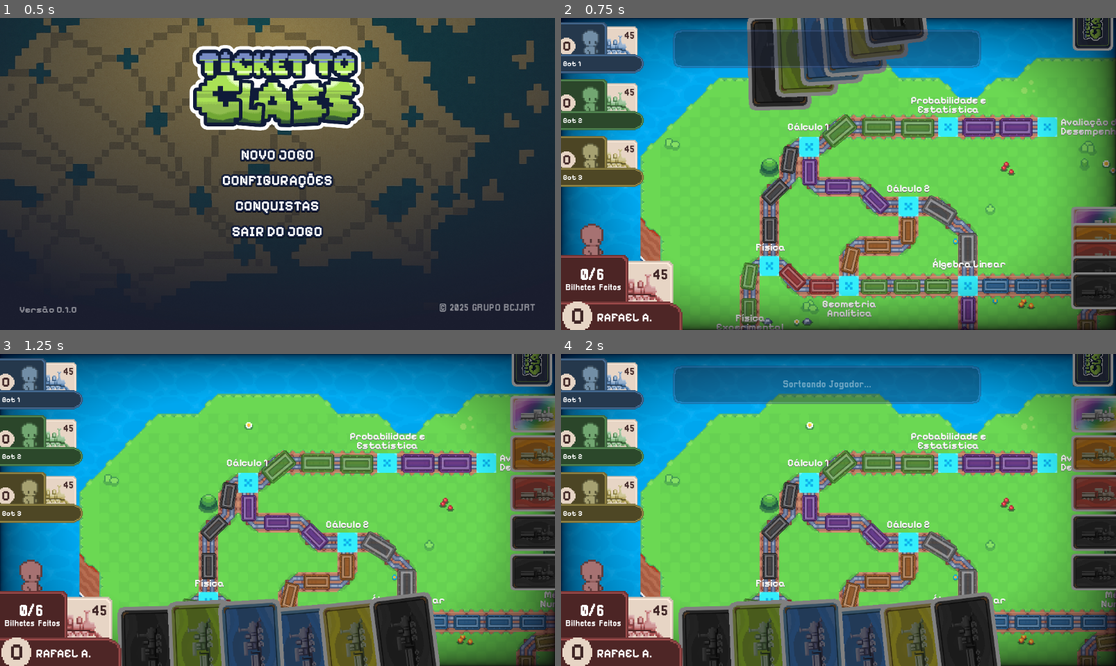
Above: before the commit, frames 1-4 (two rows, left to right).
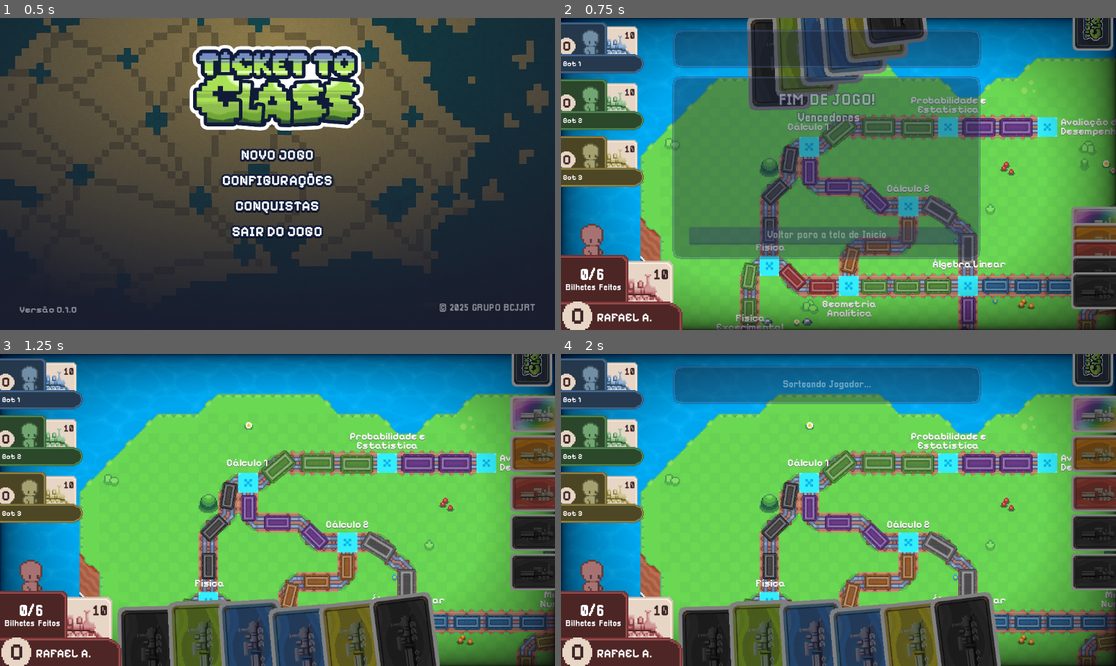
Above: after the commit, the same moments.

Repository: rafaamparo/ticket-to-ride-es2
Game: Godot game, scene res://scenes/main_menu.tscn
Same seed, same stepped clock (60 frames per second), same inputs: the game is played once before the commit and once after it.
Inputs (mouse positions are in pixels of both pictures, inside the frame that each line leads up to):
- Up to frame 1 (0.5 s): no input
- Up to frame 2 (0.75 s): tap Enter at 0.5 s; drag from (838, 155) to (894, 105) at 0.52 s
- Up to frame 3 (1.25 s): no input
- Up to frame 4 (2 s): click (1093, 357) at 1.25 s

Frame 1 is identical in both runs. In frame 2, 31% of the frame differs, in the area x 11-76%, y 4-84%; in frame 3, 0.5%; in frame 4, 0.5%.

Commit message:
feat: update player and bot train counts, add winner dialog and player ranking display

Diff:
--- a/game_assets/classes/jogador.gd
+++ b/game_assets/classes/jogador.gd
@@ -3,7 +3,7 @@
 const QTD_CARTAS_BOT = 6
 var nome: String = "Jogador BOT"
 var isBot: bool = false
-var trens: int = 45
+var trens: int = 10
 var pontos: int = 0
 var cor: int = 0
 var cartas: Array[GameCard] = []
--- a/scenes/game_scene.tscn
+++ b/scenes/game_scene.tscn
@@ -17,6 +17,7 @@
 [ext_resource type="Script" path="res://scripts/gerenciador_comprar_cartas.gd" id="11_s3pss"]
 [ext_resource type="Script" path="res://scripts/loja_cartas_container.gd" id="16_sihrp"]
 [ext_resource type="PackedScene" uid="uid://cjdsv5y8v0rrs" path="res://scenes/text_dialog.tscn" id="17_mc33u"]
+[ext_resource type="PackedScene" uid="uid://b83mimx0susfj" path="res://scenes/winner-dialog.tscn" id="18_5dgpw"]
 [ext_resource type="PackedScene" uid="uid://l5chwiwvylhx" path="res://scenes/botao_comprar_carta.tscn" id="18_20m12"]
 
 [sub_resource type="Environment" id="Environment_cns0p"]
@@ -2024,12 +2025,19 @@
 grow_horizontal = 2
 grow_vertical = 2
 script = ExtResource("16_sihrp")
+metadata/_edit_lock_ = true
 
 [node name="TextDialog" parent="GUI" instance=ExtResource("17_mc33u")]
 offset_left = 232.0
 offset_top = 24.0
 offset_right = -280.0
 offset_bottom = -544.0
+
+[node name="Winner-dialog" parent="GUI" instance=ExtResource("18_5dgpw")]
+offset_left = -25.0
+offset_top = -13.0
+offset_right = -25.0
+offset_bottom = -13.0
 
 [node name="BotaoComprarCarta" parent="GUI" instance=ExtResource("18_20m12")]
 offset_left = 1062.0
--- /dev/null
+++ b/scenes/player_winner_box.tscn
@@ -0,0 +1,20 @@
+[gd_scene load_steps=3 format=3 uid="uid://nuc8cg4fmeht"]
+
+[ext_resource type="FontFile" uid="uid://cqbqjave1reac" path="res://game_assets/fonts/pixelifysans/PixelifySans-Medium.ttf" id="1_clf6d"]
+[ext_resource type="Script" path="res://scripts/player_winner_box.gd" id="1_u1pbm"]
+
+[node name="PlayerBox" type="HBoxContainer"]
+script = ExtResource("1_u1pbm")
+
+[node name="PlayerName" type="Label" parent="."]
+layout_mode = 2
+size_flags_horizontal = 3
+theme_override_fonts/font = ExtResource("1_clf6d")
+theme_override_font_sizes/font_size = 21
+text = "1. Rafael A."
+
+[node name="Points" type="Label" parent="."]
+layout_mode = 2
+theme_override_fonts/font = ExtResource("1_clf6d")
+theme_override_font_sizes/font_size = 21
+text = "800 Pontos"
--- /dev/null
+++ b/scenes/winner-dialog.tscn
@@ -0,0 +1,105 @@
+[gd_scene load_steps=5 format=3 uid="uid://b83mimx0susfj"]
+
+[ext_resource type="Script" path="res://scripts/winner_dialog.gd" id="1_61ehc"]
+[ext_resource type="Texture2D" uid="uid://dm0y18w0dwtm6" path="res://game_assets/caixa_de_texto_grande.png" id="2_yigv7"]
+[ext_resource type="FontFile" uid="uid://c8fybhkuxj3li" path="res://game_assets/fonts/pixellari/Pixellari.ttf" id="3_gk38s"]
+
+[sub_resource type="StyleBoxFlat" id="StyleBoxFlat_dbron"]
+bg_color = Color(0.193575, 0.247086, 0.389311, 1)
+border_width_bottom = 3
+border_color = Color(0.143575, 0.188242, 0.303335, 1)
+corner_radius_top_left = 3
+corner_radius_top_right = 3
+corner_radius_bottom_right = 3
+corner_radius_bottom_left = 3
+corner_detail = 19
+expand_margin_top = 7.0
+expand_margin_bottom = 5.0
+
+[node name="Winner-dialog" type="Control"]
+layout_mode = 3
+anchors_preset = 8
+anchor_left = 0.5
+anchor_top = 0.5
+anchor_right = 0.5
+anchor_bottom = 0.5
+grow_horizontal = 2
+grow_vertical = 2
+size_flags_horizontal = 6
+size_flags_vertical = 6
+script = ExtResource("1_61ehc")
+
+[node name="Imagem" type="TextureRect" parent="."]
+layout_mode = 1
+anchors_preset = 8
+anchor_left = 0.5
+anchor_top = 0.5
+anchor_right = 0.5
+anchor_bottom = 0.5
+offset_left = -320.0
+offset_top = -40.0
+offset_right = 320.0
+offset_bottom = 40.0
+grow_horizontal = 2
+grow_vertical = 2
+texture = ExtResource("2_yigv7")
+
+[node name="MarginContainer" type="MarginContainer" parent="Imagem"]
+layout_mode = 1
+anchors_preset = 15
+anchor_right = 1.0
+anchor_bottom = 1.0
+grow_horizontal = 2
+grow_vertical = 2
+theme_override_constants/margin_left = 35
+theme_override_constants/margin_top = 35
+theme_override_constants/margin_right = 35
+theme_override_constants/margin_bottom = 35
+
+[node name="VBoxContainer" type="VBoxContainer" parent="Imagem/MarginContainer"]
+layout_mode = 2
+theme_override_constants/separation = 8
+alignment = 1
+
+[node name="Section_Title" type="Label" parent="Imagem/MarginContainer/VBoxContainer"]
+custom_minimum_size = Vector2(0, 20)
+layout_mode = 2
+theme_override_colors/font_outline_color = Color(0.205757, 0.20567, 0.355018, 1)
+theme_override_constants/outline_size = 10
+theme_override_fonts/font = ExtResource("3_gk38s")
+theme_override_font_sizes/font_size = 32
+text = "FIM DE JOGO!"
+horizontal_alignment = 1
+vertical_alignment = 1
+autowrap_mode = 3
+
+[node name="VencedoresContainer" type="VBoxContainer" parent="Imagem/MarginContainer/VBoxContainer"]
+layout_mode = 2
+size_flags_vertical = 3
+theme_override_constants/separation = 12
+
+[node name="Vencedores_Text" type="Label" parent="Imagem/MarginContainer/VBoxContainer/VencedoresContainer"]
+custom_minimum_size = Vector2(0, 20)
+layout_mode = 2
+theme_override_colors/font_outline_color = Color(0.205757, 0.20567, 0.355018, 1)
+theme_override_constants/outline_size = 10
+theme_override_fonts/font = ExtResource("3_gk38s")
+theme_override_font_sizes/font_size = 25
+text = " Vencedores"
+horizontal_alignment = 1
+vertical_alignment = 1
+autowrap_mode = 3
+
+[node name="Lista de Vencedores" type="VBoxContainer" parent="Imagem/MarginContainer/VBoxContainer/VencedoresContainer"]
+layout_mode = 2
+theme_override_constants/separation = 12
+
+[node name="VBoxContainer2" type="VBoxContainer" parent="Imagem/MarginContainer/VBoxContainer"]
+layout_mode = 2
+
+[node name="Button" type="Button" parent="Imagem/MarginContainer/VBoxContainer/VBoxContainer2"]
+layout_mode = 2
+theme_override_fonts/font = ExtResource("3_gk38s")
+theme_override_font_sizes/font_size = 21
+theme_override_styles/normal = SubResource("StyleBoxFlat_dbron")
+text = "Voltar para a tela de Início"
--- a/scripts/gerenciador_de_fluxo_jogo.gd
+++ b/scripts/gerenciador_de_fluxo_jogo.gd
@@ -29,7 +29,7 @@
 	for i in range(qtd_jogadores_bot):
 		var jogador: Jogador = Jogador.new()
 		jogador.nome = "Bot " + str(i + 1)
-		jogador.trens = 45
+		jogador.trens = 10
 		jogador.isBot = true
 		jogador.cor = i
 		var jogadorBoxScene = preload("res://game_assets/game_scene/object_scenes/jogador_bot_box.tscn")
@@ -58,12 +58,47 @@
 		await get_tree().create_timer(5.0).timeout
 
 	await textDialog.hide_dialog()
+
+
+	if verificarSeAlgumJogadorVenceu():
+		await fluxoDeFimDeJogo()
+		return
+
 	var jogador_atual_do_turno: Jogador = lista_jogadores[jogador_do_turno]
 	if jogador_atual_do_turno.isBot:
 
 		rodada_bot()
 	else:
 		rodadaJogadorPrincipal()
+
+
+func verificarSeAlgumJogadorVenceu() -> bool:
+	for jogador in lista_jogadores:
+		if jogador.trens <= 2:
+			return true
+	return false
+
+func fluxoDeFimDeJogo() -> void:
+	await get_tree().create_timer(1.0).timeout
+	await textDialog.show_dialog_with_text("Fim de jogo!")
+	await get_tree().create_timer(2.0).timeout
+	await textDialog.hide_dialog()
+	await textDialog.show_dialog_with_text("Aguarde enquanto calculamos os pontos...")
+	await get_tree().create_timer(6.0).timeout
+	await textDialog.hide_dialog()
+
+
+	var ranking: Array[Jogador] = lista_jogadores.duplicate()
+	ranking.sort_custom(func(a, b): return a.pontos > b.pontos)
+	$"../GUI/Winner-dialog".player_ranking = ranking
+	$"../GUI/Winner-dialog".show_dialog_box()
+
+	await get_tree().create_timer(20.0).timeout
+
+	# go to the main menu
+	var main_menu_scene = preload("res://scenes/main_menu.tscn")
+	var main_menu_instance = main_menu_scene.instantiate()
+	get_tree().change_scene_to(main_menu_instance)
 
 
 
--- /dev/null
+++ b/scripts/player_winner_box.gd
@@ -0,0 +1,16 @@
+extends HBoxContainer
+
+var ranking_position: int = 0
+var playerName = ""
+var points = 0
+
+# Called when the node enters the scene tree for the first time.
+func _ready() -> void:
+	pass # Replace with function body.
+
+
+# Called every frame. 'delta' is the elapsed time since the previous frame.
+func _process(delta: float) -> void:
+	$PlayerName.text = str(ranking_position) + ". " + playerName
+	$Points.text = str(points) + " Pontos"
+	pass
--- /dev/null
+++ b/scripts/winner_dialog.gd
@@ -0,0 +1,50 @@
+class_name PlayerWinnerBox extends Control
+
+var player_ranking: Array[Jogador] = []
+var show_dialog: bool = false
+
+# Called when the node enters the scene tree for the first time.
+func _ready() -> void:
+	await hide_dialog()
+	pass # Replace with function body.
+
+
+# Called every frame. 'delta' is the elapsed time since the previous frame.
+func _process(delta: float) -> void:
+	pass
+
+
+# function to show dialog, sets the dialog text and makes it visible using tween animation with fade in and scale effect
+func show_dialog_box() -> void:
+	show_dialog = true
+
+	var winner_player_scene = preload("res://scenes/player_winner_box.tscn")
+
+
+	for i in range(player_ranking.size()):
+		var jogador = player_ranking[i]
+		var player_box = winner_player_scene.instantiate()
+
+		player_box.playerName = jogador.nome
+		player_box.points = jogador.pontos
+		player_box.ranking_position = i+1
+		$"Imagem/MarginContainer/VBoxContainer/VencedoresContainer/Lista de Vencedores".add_child(player_box)
+
+	var tween = create_tween()
+	if tween:
+		tween.tween_property(self, "modulate", Color(1, 1, 1, 1), 0.3).from(Color(1, 1, 1, 0)).set_trans(Tween.TRANS_SINE).set_ease(Tween.EASE_IN_OUT)
+	await tween.finished
+
+# function to hide dialog, sets the dialog text to empty and makes it invisible using tween animation with fade out and scale effect
+func hide_dialog() -> void:
+	show_dialog = false
+	var tween = create_tween()
+	tween.tween_property(self, "modulate", Color(1, 1, 1, 0), 0.3).set_trans(Tween.TRANS_SINE).set_ease(Tween.EASE_IN_OUT)
+	await tween.finished
+
+# function to toggle dialog visibility
+func toggle_dialog() -> void:
+	if show_dialog:
+		await hide_dialog()
+	else:
+		await show_dialog_box()
Binary file added: game_assets/caixa_de_texto_grande.png
Not shown, added: game_assets/caixa_de_texto_grande.png.import
Not shown: 1 places in scenes/game_scene.tscn that only renumber resources
